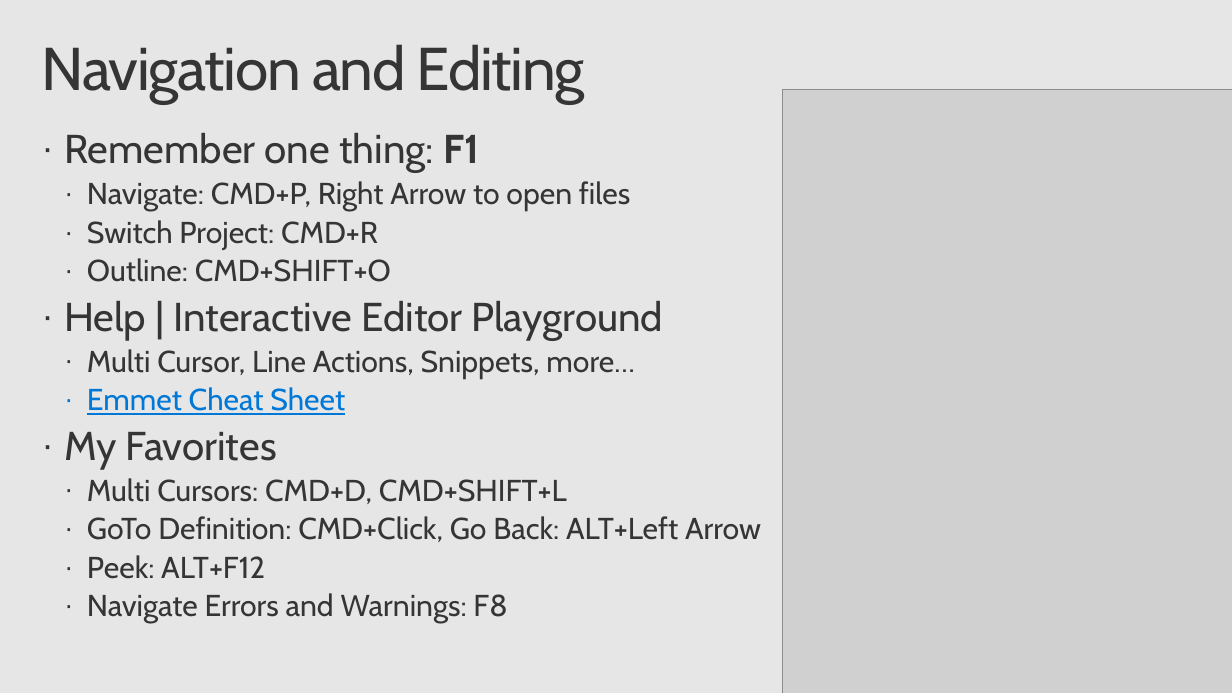
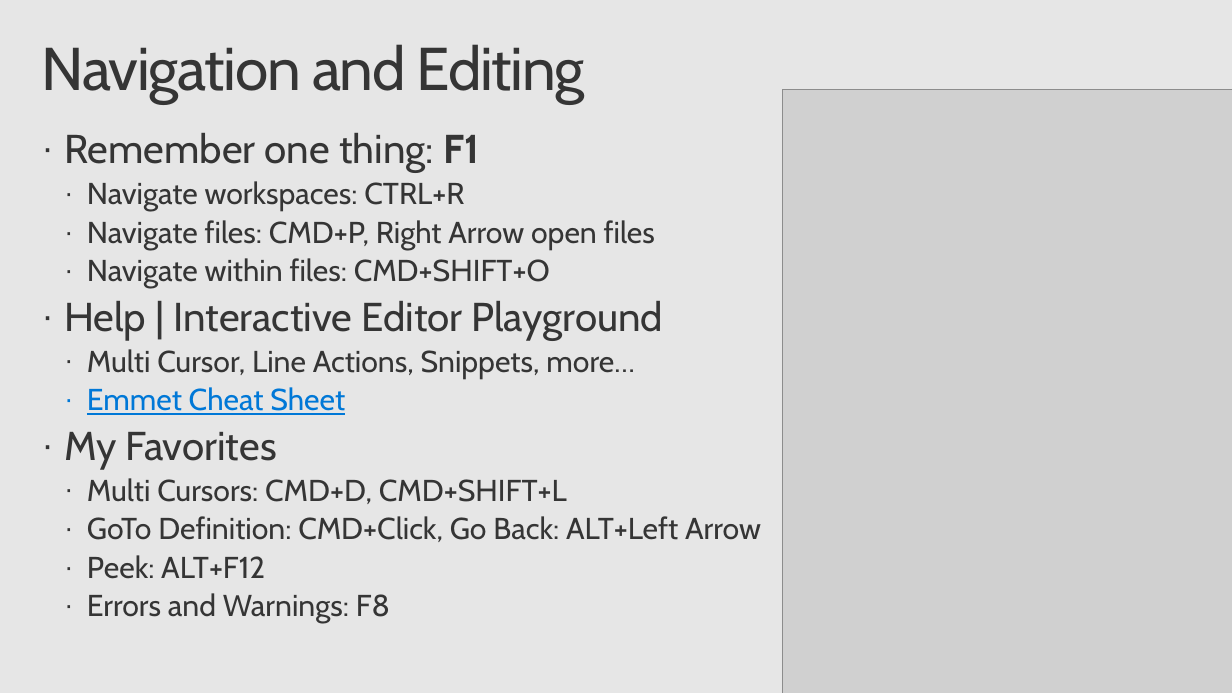
Before and after one commit to chrisdias/ignite2017, a slide deck: slide 7 of BRK3394.chrisdias.vscodetipstricks.pptx. Drawn at 1232x693 pixels with LibreOffice and Linux fonts; fonts in the diff are those of the drawing; grey boxes stand for pictures; background and template pictures are left out. Boxes give left, top, right and bottom in pixels: in the first picture for what was removed or moved away, otherwise in the second. Text is boxed around its words. In the diff, an @@ line names an element or a change of style, - is before the commit and + after.

```diff
--- a/BRK3394.chrisdias.vscodetipstricks.pptx
+++ b/BRK3394.chrisdias.vscodetipstricks.pptx
@@ text at (87,181,655,289): text changed @@
-  · Navigate: CMD+P, Right Arrow to open files
-  · Switch Project: CMD+R
-  · Outline: CMD+SHIFT+O
+  · Navigate workspaces: CTRL+R
+  · Navigate files: CMD+P, Right Arrow open files
+  · Navigate within files: CMD+SHIFT+O
@@ text at (87,593,390,624): text changed @@
-  · Navigate Errors and Warnings: F8
+  · Errors and Warnings: F8
```
Also in this commit, not shown: 8 other slides changed, 1 other file.
